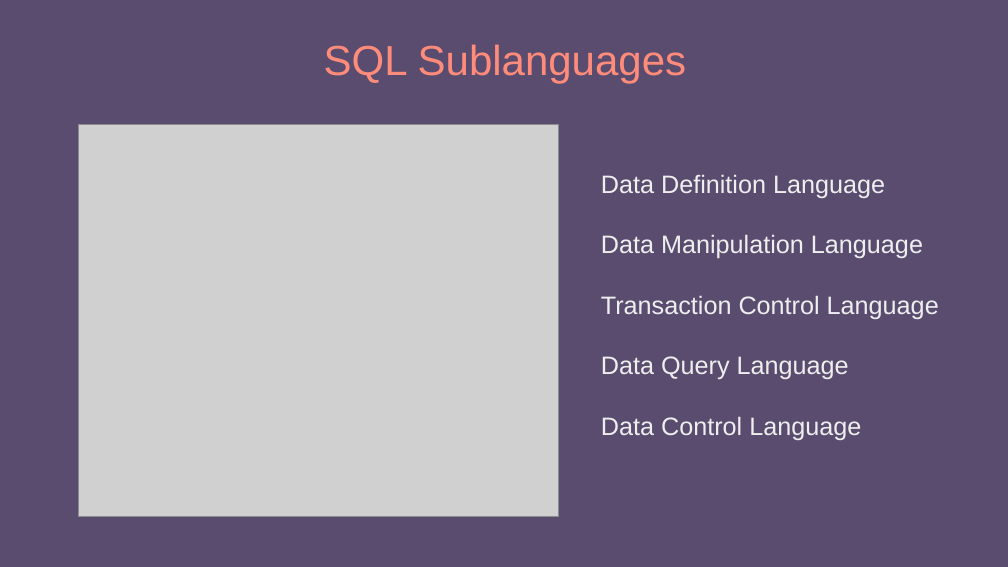
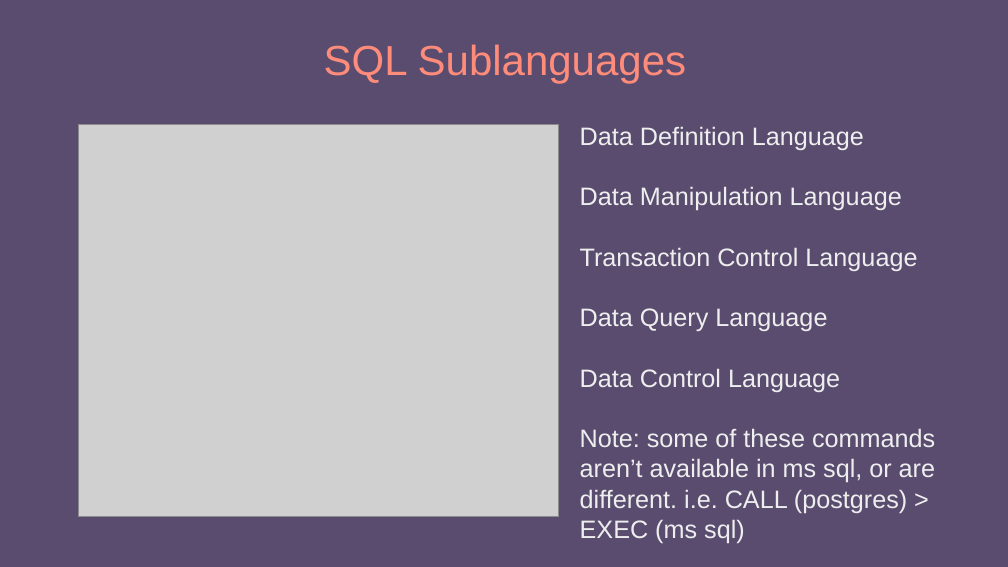
Before and after one commit to e-m-wilson/dotnet, a slide deck: slide 17 of Resources-Notes-Ppts/SQL/SQL_MSSQL.pptx. Drawn at 1008x567 pixels with LibreOffice and Linux fonts; fonts in the diff are those of the drawing; grey boxes stand for pictures. Boxes give left, top, right and bottom in pixels: in the first picture for what was removed or moved away, otherwise in the second. Text is boxed around its words. In the diff, an @@ line names an element or a change of style, - is before the commit and + after.

Commit message:
update

```diff
--- a/Resources-Notes-Ppts/SQL/SQL_MSSQL.pptx
+++ b/Resources-Notes-Ppts/SQL/SQL_MSSQL.pptx
@@ text "Data Definition Language": place and size @@
-text "Data Definition Language" at [601, 175, 939, 440]
+text "Data Definition Language" at [580, 127, 935, 543]
@@ text at [580, 429, 935, 543]: paragraph added @@
+Note: some of these commands aren’t available in ms sql, or are different. i.e. CALL (postgres) > EXEC (ms sql)
```
Also in this commit, not shown: 4 other slides changed, 3 slides added.
